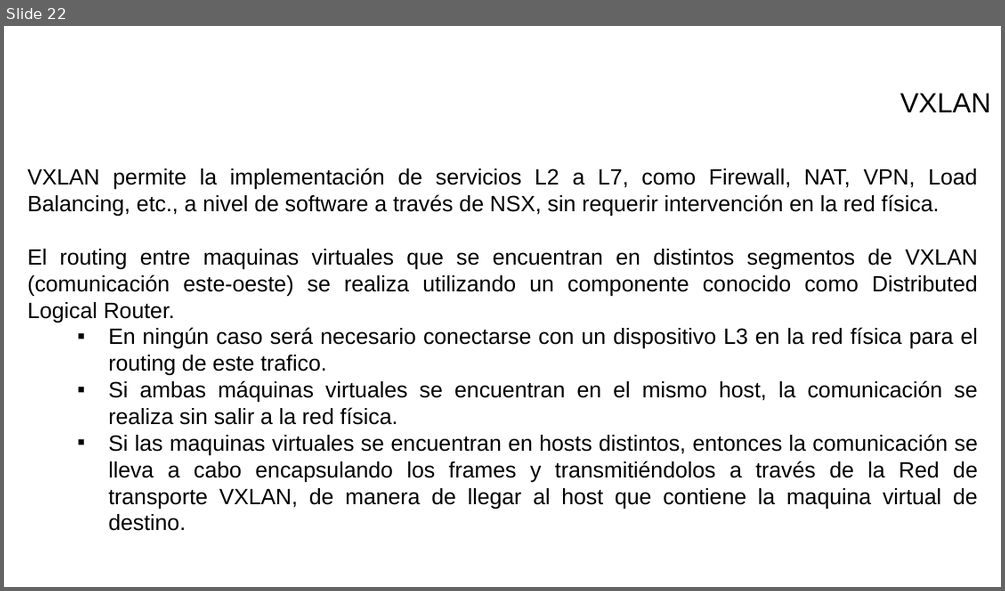
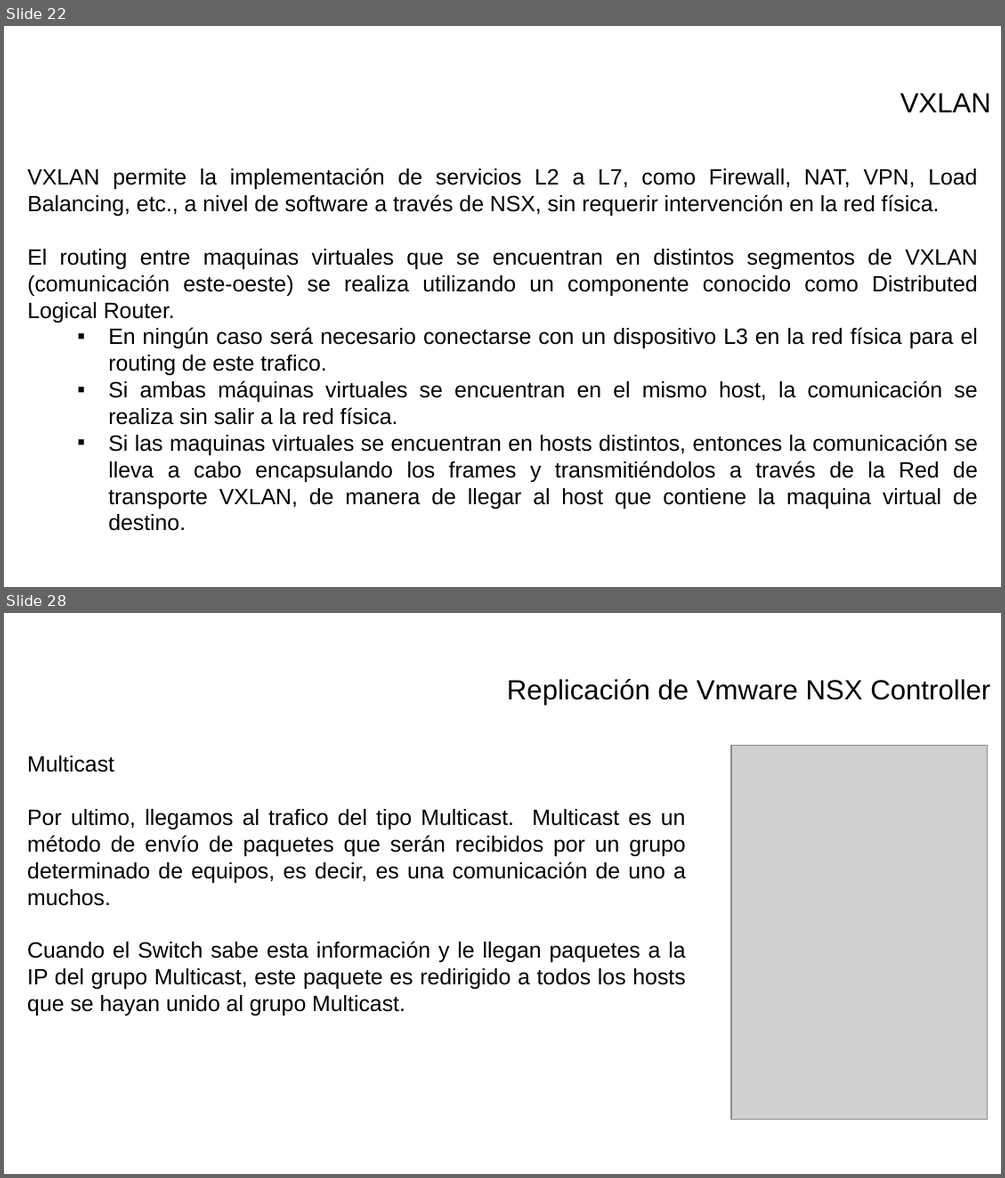
Before and after one commit to israelcts/curso_vmware_nsx_sedena, a slide deck: VMWare - II.pptx. Shown one above the other, each under a label of ours: slide 22 before the commit, slides 22 and 28 after it; the slides between them are not shown. The pictures are 1005x591 and 1005x1178 pixels, drawn with LibreOffice and Linux fonts; fonts in the diff are those of the drawing; grey boxes stand for pictures; background and template pictures are left out. Boxes give left, top, right and bottom in pixels: in the first picture for what was removed or moved away, otherwise in the second. Text is boxed around its words. In the diff, an @@ line names an element or a change of style, - is before the commit and + after.

```diff
--- a/VMWare - II.pptx
+++ b/VMWare - II.pptx
@@ slide 28 added at (x1=4, y1=613, x2=1001, y2=1174), background picture (left out) @@
@@ text added at (x1=507, y1=679, x2=990, y2=706), 20 pt, text #000000 @@
+Replicación de Vmware NSX Controller
@@ picture added at (x1=732, y1=746, x2=987, y2=1119) @@
@@ text added at (x1=27, y1=755, x2=686, y2=1015), 16 pt, text #000000 @@
+Multicast
+Por ultimo, llegamos al trafico del tipo Multicast. Multicast es un método de envío de paquetes que serán recibidos por un grupo determinado de equipos, es decir, es una comunicación de uno a muchos.
+Cuando el Switch sabe esta información y le llegan paquetes a la IP del grupo Multicast, este paquete es redirigido a todos los hosts que se hayan unido al grupo Multicast.
```
Also in this commit, not shown: 9 other slides added.
